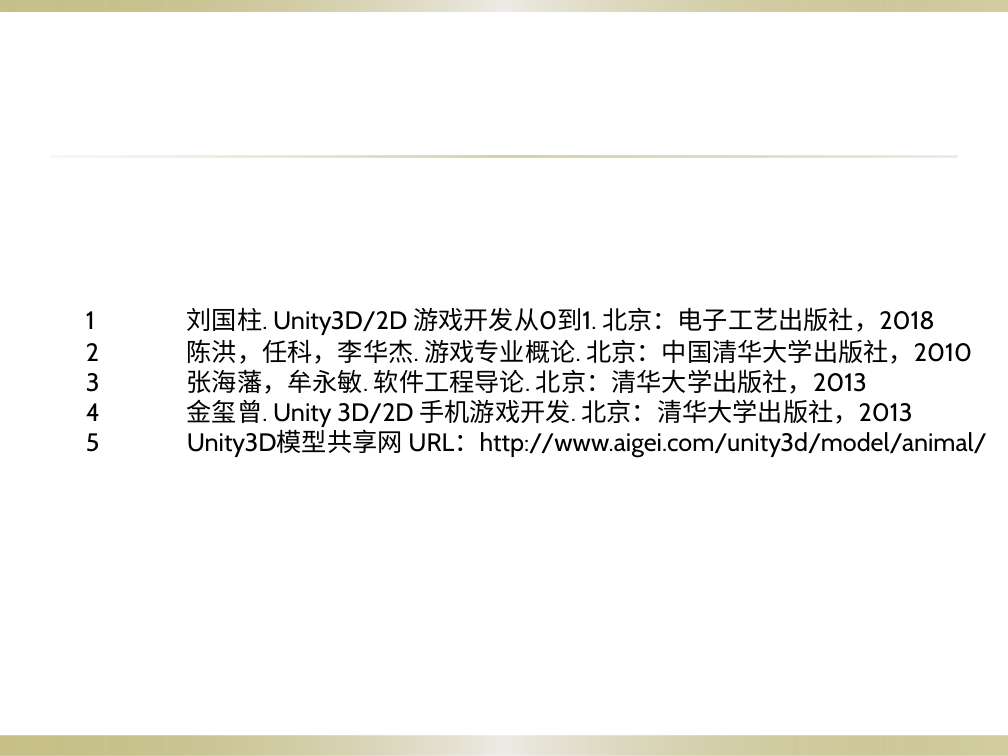
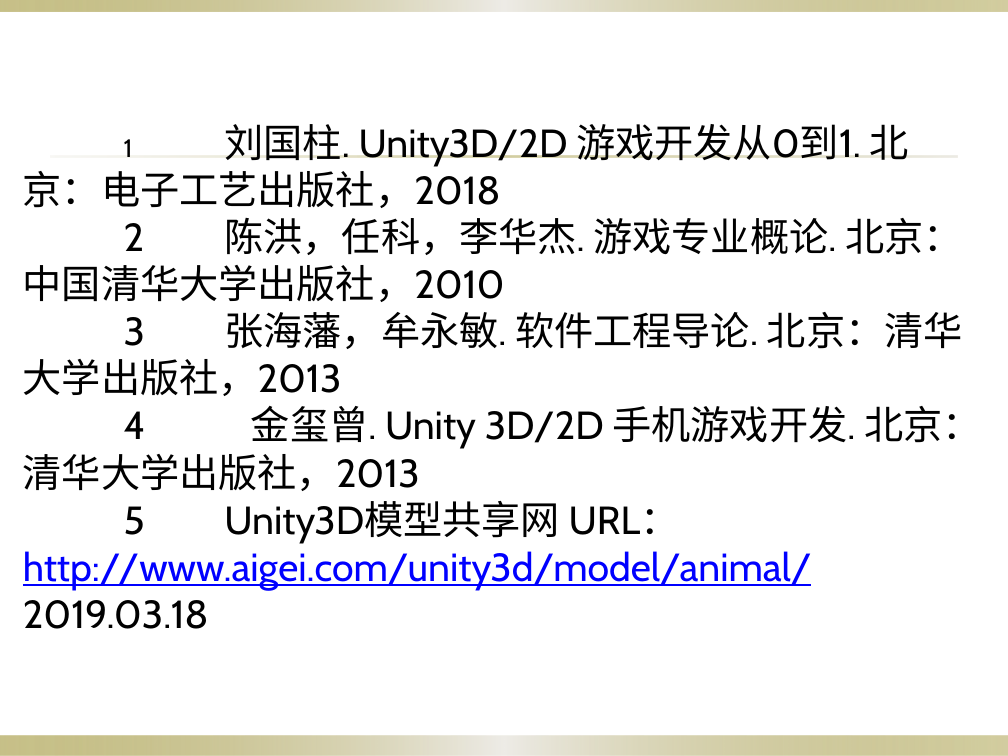
Before and after one commit to 3d-fishing/3D-app, a slide deck: slide 21 of 项目计划.pptx (slide 19 before the commit). Drawn at 1008x756 pixels with LibreOffice and Linux fonts; fonts in the diff are those of the drawing; background and template pictures are left out. Boxes give left, top, right and bottom in pixels: in the first picture for what was removed or moved away, otherwise in the second. Text is boxed around its words. In the diff, an @@ line names an element or a change of style, - is before the commit and + after.

```diff
--- a/项目计划.pptx
+++ b/项目计划.pptx
@@ text "1 刘国柱. Unity3D/2D 游戏开发从0到1. 北京：电子工艺出版社，2018": place and size @@
-text "1 刘国柱. Unity3D/2D 游戏开发从0到1. 北京：电子工艺出版社，2018" at (86,307,987,458)
+text "1 刘国柱. Unity3D/2D 游戏开发从0到1. 北京：电子工艺出版社，2018" at (23,124,981,629)
@@ text at (23,124,981,491): size 18 to 28 pt in "刘国柱. Unity3D/2D 游戏开发从0到1. 北京：电子工艺出版社，2018", "2 陈洪，任科，李华杰. 游戏专业概论. 北京：中国清华大学出版社，2010", "3 张海藩，牟永敏. 软件工程导论. 北京：清华大学出版社，2013", "4 金玺曾. Unity 3D/2D 手机游戏开发. 北京：清华大学出版社，2013" @@
@@ text at (23,501,812,629): text changed; size 18 to 28 pt; text colour #000000 to #0000FF @@
-5 Unity3D模型共享网 URL：http://www.aigei.com/unity3d/model/animal/
+5 Unity3D模型共享网 URL： http://www.aigei.com/unity3d/model/animal/ 2019.03.18
```
Also in this commit, not shown: 6 other slides changed, 3 slides added, 1 slide removed, 1 other file.
